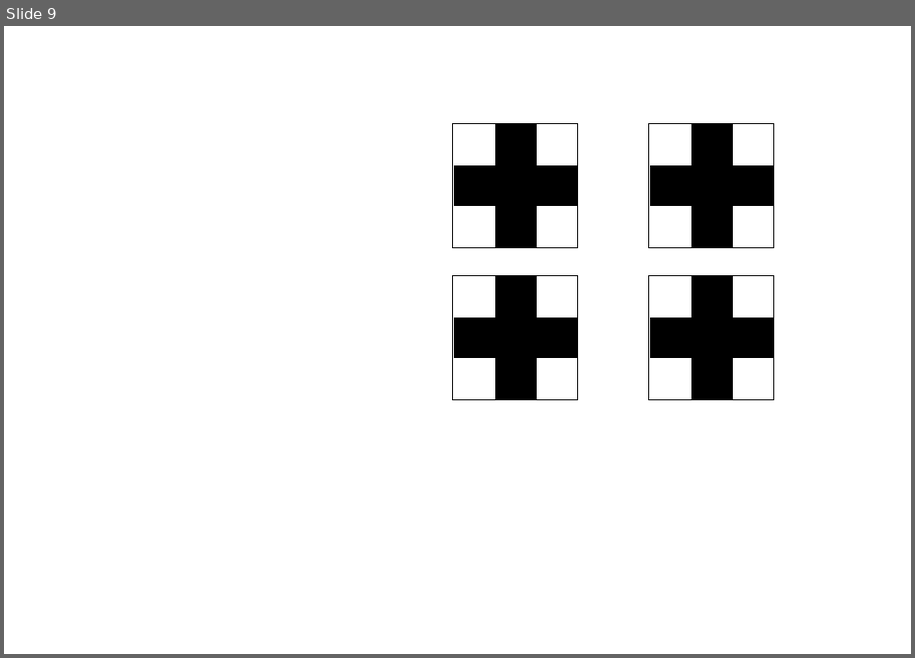
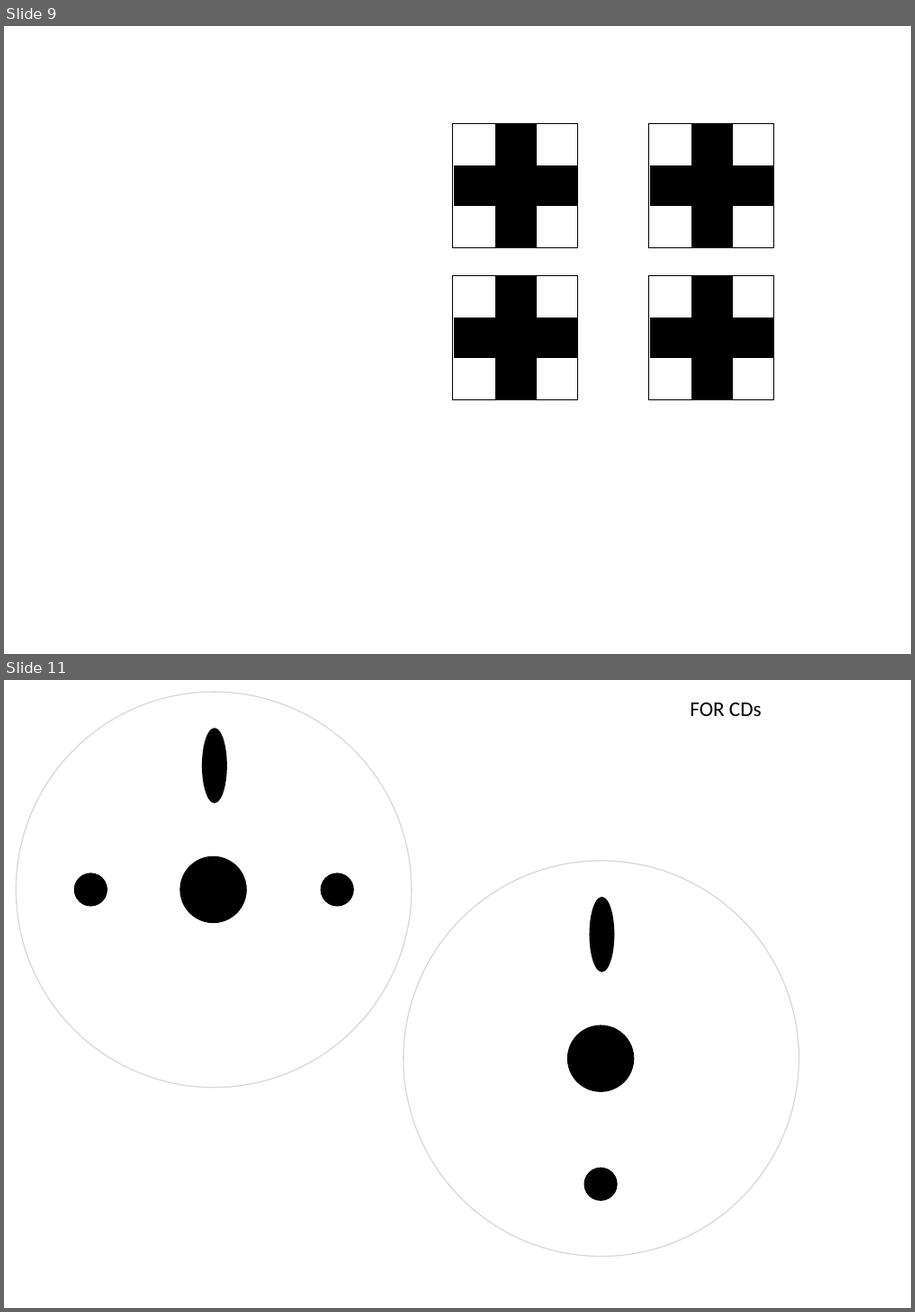
Before and after one commit to BioBoost/raceberry_detector, a slide deck: images/images.pptx. Shown one above the other, each under a label of ours: slide 9 before the commit, slides 9 and 11 after it; the slides between them are not shown. The pictures are 915x658 and 915x1312 pixels, drawn with LibreOffice and Linux fonts; fonts in the diff are those of the drawing. Boxes give left, top, right and bottom in pixels: in the first picture for what was removed or moved away, otherwise in the second. Text is boxed around its words. In the diff, an @@ line names an element or a change of style, - is before the commit and + after.

```diff
--- a/images/images.pptx
+++ b/images/images.pptx
@@ slide 11 added at box(4, 680, 911, 1308), background #FFFFFF @@
@@ ellipse added at box(16, 692, 411, 1087), outline #D9D9D9 1 pt @@
@@ text added at box(690, 702, 762, 716), 18 pt, text #000000 @@
+FOR CDs
@@ ellipse added at box(202, 728, 227, 803), fill #000000 @@
@@ ellipse added at box(180, 856, 247, 923), fill #000000 @@
@@ ellipse added at box(404, 861, 799, 1256), outline #D9D9D9 1 pt @@
@@ ellipse added at box(74, 873, 108, 906), fill #000000 @@
@@ ellipse added at box(321, 873, 354, 906), fill #000000 @@
@@ ellipse added at box(590, 897, 615, 972), fill #000000 @@
@@ ellipse added at box(567, 1025, 635, 1092), fill #000000 @@
@@ ellipse added at box(584, 1168, 618, 1201), fill #000000 @@
```
Also in this commit, not shown: 1 other slide added, 3 other files.
